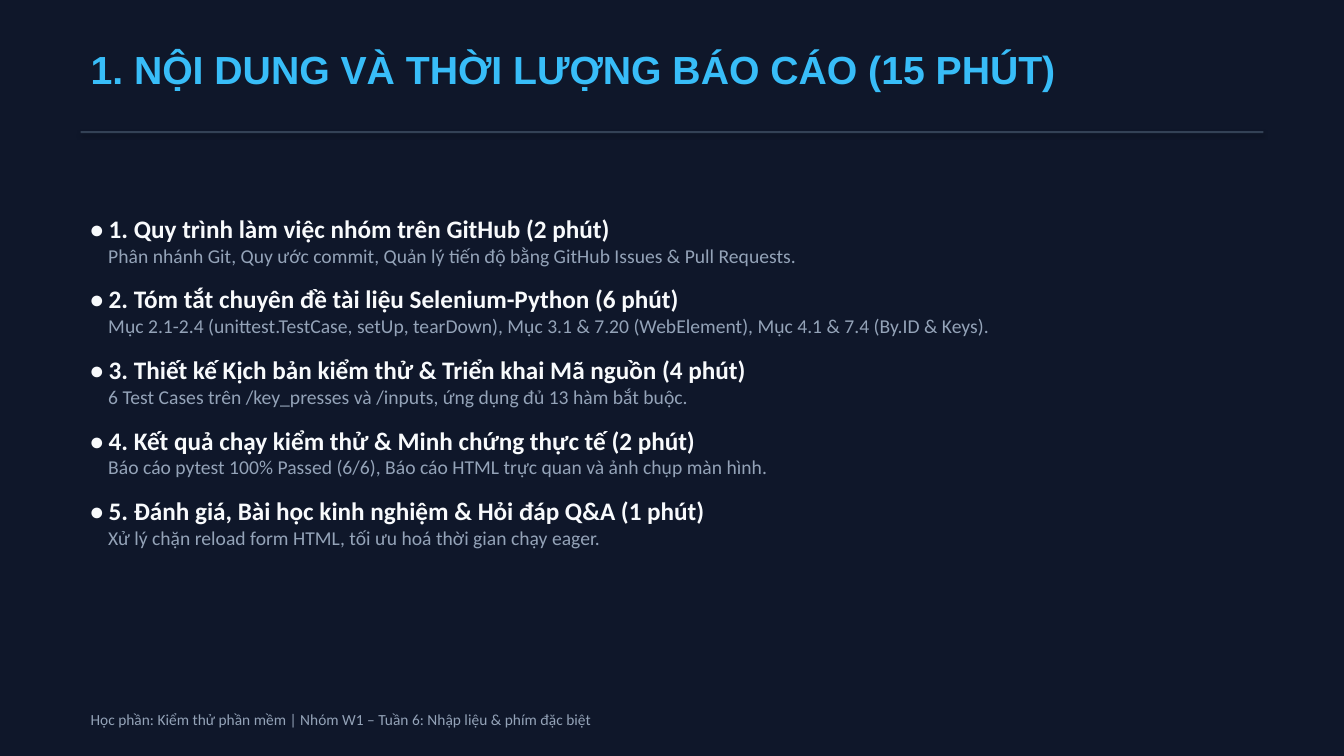
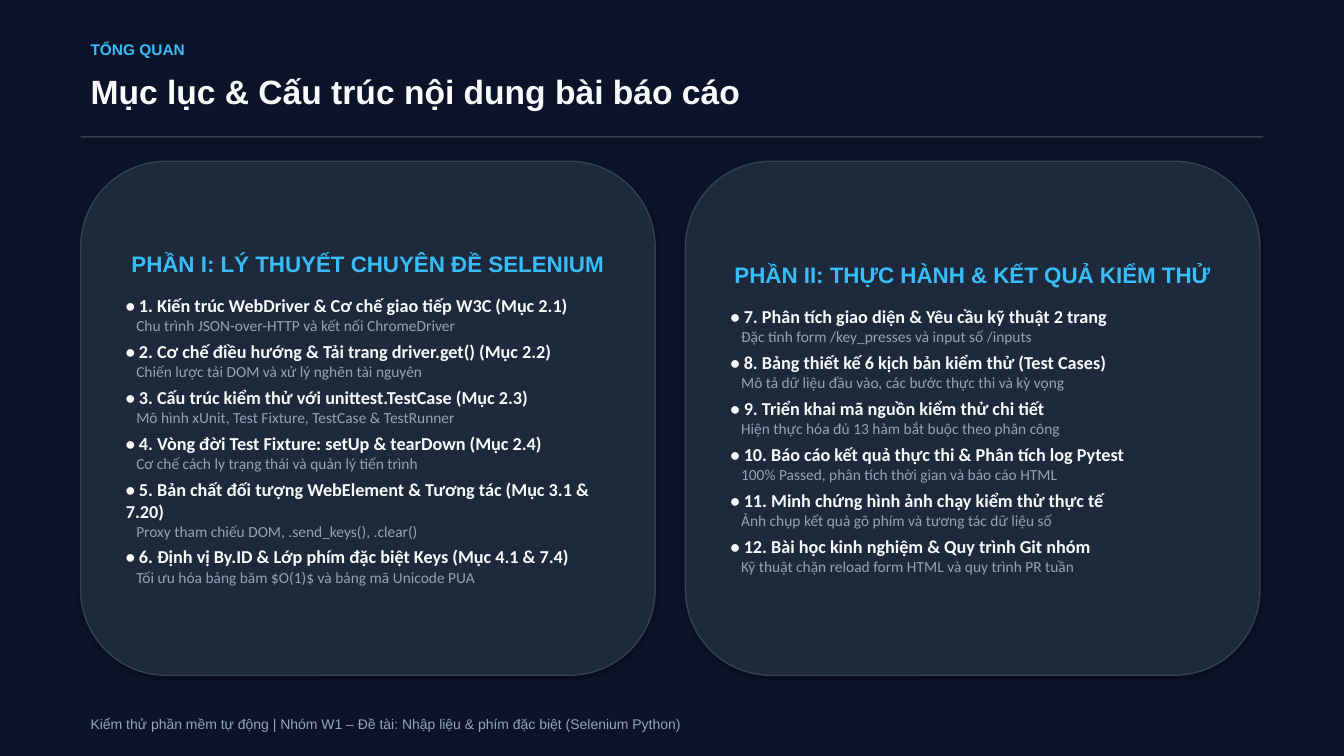
Before and after one commit to Nanhhhhhhh/kttd-w1, a slide deck: slide 2 of tuan-06/slide_tuan06_w1.pptx. Drawn at 1344x756 pixels with LibreOffice and Linux fonts; fonts in the diff are those of the drawing. Boxes give left, top, right and bottom in pixels: in the first picture for what was removed or moved away, otherwise in the second. Text is boxed around its words. In the diff, an @@ line names an element or a change of style, - is before the commit and + after.

Commit message:
T06: Nâng cấp bộ Slide báo cáo 18 trang chuyên sâu (PPTX & HTML)

```diff
--- a/tuan-06/slide_tuan06_w1.pptx
+++ b/tuan-06/slide_tuan06_w1.pptx
@@ rectangle at [0,0,1344,756]: fill #0F172A to #0B1329 @@
@@ text at [91,43,184,58]: text changed; size 28 to 11 pt @@
-1. NỘI DUNG VÀ THỜI LƯỢNG BÁO CÁO (15 PHÚT)
+TỔNG QUAN
@@ text added at [91,78,740,111], 24 pt, text #F8FAFC, bold @@
+Mục lục & Cấu trúc nội dung bài báo cáo
@@ rectangle: place and size @@
-rectangle at [81,131,1263,133]
+rectangle at [81,136,1263,137]
@@ rounded rectangle added at [81,161,655,676], fill #1E293B, outline #334155 1 pt, 13 pt, text #F8FAFC, bold @@
+PHẦN I: LÝ THUYẾT CHUYÊN ĐỀ SELENIUM
+• 1. Kiến trúc WebDriver & Cơ chế giao tiếp W3C (Mục 2.1)
+Chu trình JSON-over-HTTP và kết nối ChromeDriver
+• 2. Cơ chế điều hướng & Tải trang driver.get() (Mục 2.2)
+Chiến lược tải DOM và xử lý nghẽn tài nguyên
+• 3. Cấu trúc kiểm thử với unittest.TestCase (Mục 2.3)
+Mô hình xUnit, Test Fixture, TestCase & TestRunner
+• 4. Vòng đời Test Fixture: setUp & tearDown (Mục 2.4)
+Cơ chế cách ly trạng thái và quản lý tiến trình
+• 5. Bản chất đối tượng WebElement & Tương tác (Mục 3.1 & 7.20)
+Proxy tham chiếu DOM, .send_keys(), .clear()
+• 6. Định vị By.ID & Lớp phím đặc biệt Keys (Mục 4.1 & 7.4)
+Tối ưu hóa bảng băm $O(1)$ và bảng mã Unicode PUA
@@ rounded rectangle added at [686,161,1260,676], fill #1E293B, outline #334155 1 pt, 11 pt, text #94A3B8, bold @@
+PHẦN II: THỰC HÀNH & KẾT QUẢ KIỂM THỬ
+• 7. Phân tích giao diện & Yêu cầu kỹ thuật 2 trang
+Đặc tính form /key_presses và input số /inputs
+• 8. Bảng thiết kế 6 kịch bản kiểm thử (Test Cases)
+Mô tả dữ liệu đầu vào, các bước thực thi và kỳ vọng
+• 9. Triển khai mã nguồn kiểm thử chi tiết
+Hiện thực hóa đủ 13 hàm bắt buộc theo phân công
+• 10. Báo cáo kết quả thực thi & Phân tích log Pytest
+100% Passed, phân tích thời gian và báo cáo HTML
+• 11. Minh chứng hình ảnh chạy kiểm thử thực tế
+Ảnh chụp kết quả gõ phím và tương tác dữ liệu số
+• 12. Bài học kinh nghiệm & Quy trình Git nhóm
+Kỹ thuật chặn reload form HTML và quy trình PR tuần
@@ text removed at [108,219,989,549] @@
-• 1. Quy trình làm việc nhóm trên GitHub (2 phút)
-Phân nhánh Git, Quy ước commit, Quản lý tiến độ bằng GitHub Issues & Pull Requests.
-• 2. Tóm tắt chuyên đề tài liệu Selenium-Python (6 phút)
-Mục 2.1-2.4 (unittest.TestCase, setUp, tearDown), Mục 3.1 & 7.20 (WebElement), Mục 4.1 & 7.4 (By.ID & Keys).
-• 3. Thiết kế Kịch bản kiểm thử & Triển khai Mã nguồn (4 phút)
-6 Test Cases trên /key_presses và /inputs, ứng dụng đủ 13 hàm bắt buộc.
-• 4. Kết quả chạy kiểm thử & Minh chứng thực tế (2 phút)
-Báo cáo pytest 100% Passed (6/6), Báo cáo HTML trực quan và ảnh chụp màn hình.
-• 5. Đánh giá, Bài học kinh nghiệm & Hỏi đáp Q&A (1 phút)
-Xử lý chặn reload form HTML, tối ưu hoá thời gian chạy eager.
@@ text at [91,718,680,732]: text changed; size 11 to 10 pt; font Calibri to Arial @@
-Học phần: Kiểm thử phần mềm | Nhóm W1 – Tuần 6: Nhập liệu & phím đặc biệt
+Kiểm thử phần mềm tự động | Nhóm W1 – Đề tài: Nhập liệu & phím đặc biệt (Selenium Python)
```
Also in this commit, not shown: 3 other slides changed, 14 slides added, 5 slides removed, 3 other files.
